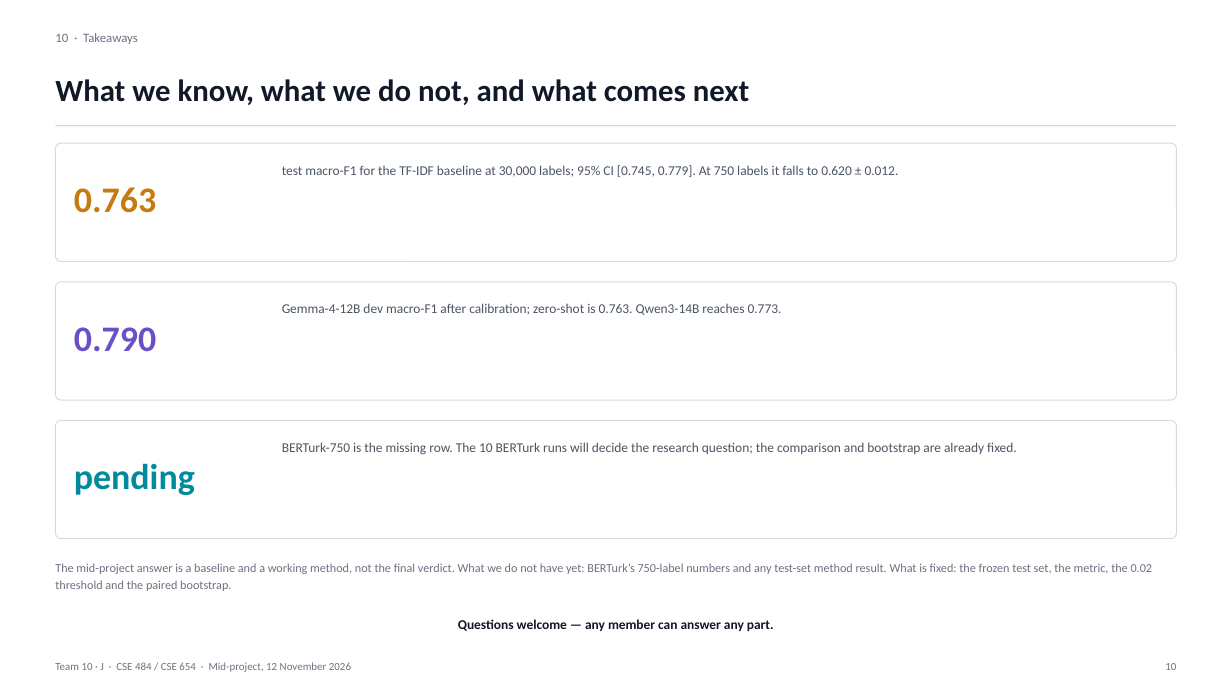
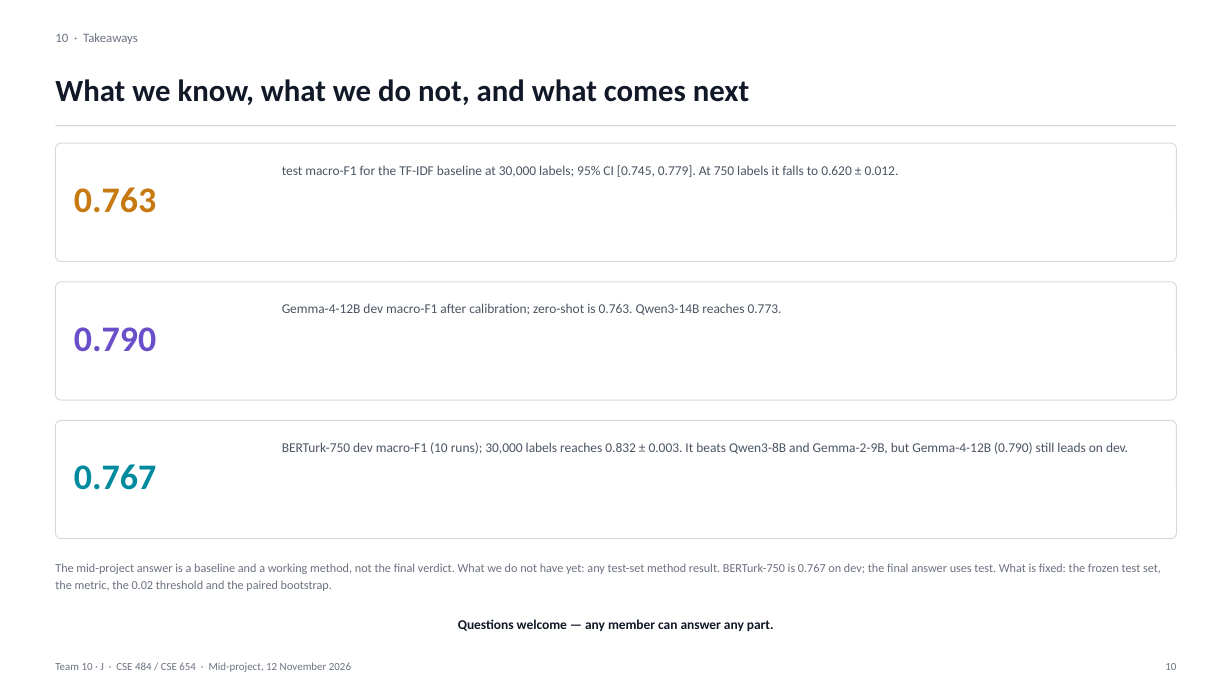
Before and after one commit to VesileHann/offenseval-tr-midproject, a slide deck: slide 10 of paper/Team10_MidProject.pptx. Drawn at 1232x693 pixels with LibreOffice and Linux fonts; fonts in the diff are those of the drawing. Boxes give left, top, right and bottom in pixels: in the first picture for what was removed or moved away, otherwise in the second. Text is boxed around its words. In the diff, an @@ line names an element or a change of style, - is before the commit and + after.

Commit message:
paper: refresh deck and PDF with BERTurk and Ablation A results

```diff
--- a/paper/Team10_MidProject.pptx
+++ b/paper/Team10_MidProject.pptx
@@ text at bbox=[282, 442, 1128, 454]: text changed @@
-BERTurk-750 is the missing row. The 10 BERTurk runs will decide the research question; the comparison and bootstrap are already fixed.
+BERTurk-750 dev macro-F1 (10 runs); 30,000 labels reaches 0.832 ± 0.003. It beats Qwen3-8B and Gemma-2-9B, but Gemma-4-12B (0.790) still leads on dev.
@@ text at bbox=[74, 464, 156, 490]: text changed @@
-pending
+0.767
@@ text at bbox=[55, 563, 1161, 591]: text changed @@
-The mid-project answer is a baseline and a working method, not the final verdict. What we do not have yet: BERTurk’s 750-label numbers and any test-set method result. What is fixed: the frozen test set, the metric, the 0.02 threshold and the paired bootstrap.
+The mid-project answer is a baseline and a working method, not the final verdict. What we do not have yet: any test-set method result. BERTurk-750 is 0.767 on dev; the final answer uses test. What is fixed: the frozen test set, the metric, the 0.02 threshold and the paired bootstrap.
```
Also in this commit, not shown: 7 other slides changed, 1 other file.
